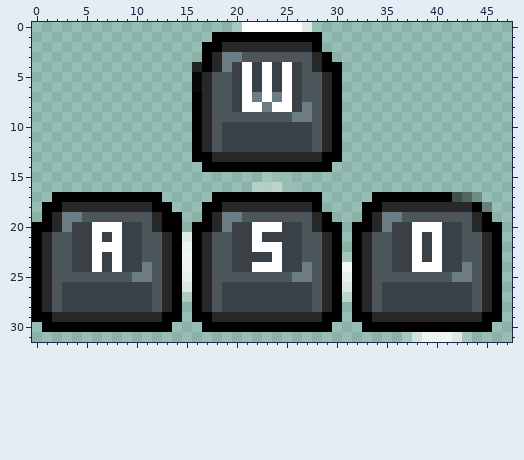
A pixel-art sprite gets an edit: assets/ui/wasd_onscreen.png. The picture above is the old version.
The file is 48x32 pixels. Pixels under 10% opacity are left out. Colours within 5 levels of each other are drawn and written as one.
After:
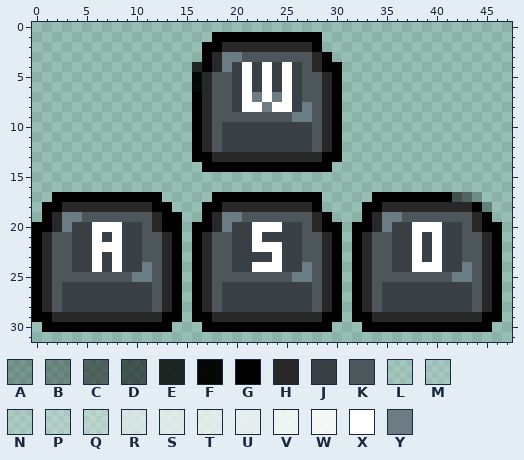
Palette (. is transparent): A #00000036  B #00000047  C #00000077  D #0000008c  E #000000cb  F #000000f3  G #000000  H #282828  J #394046  K #4d575b  L #ffffff20  M #ffffff28  N #ffffff34  P #ffffff47  Q #ffffff5b  R #ffffff9e  S #ffffffaf  T #ffffffb7  U #ffffffc5  V #ffffffd7  W #ffffffe4  X #ffffff  Y #6b7c84
Change:
Changed rows in their new state; - is an unchanged pixel.
first column x 20:
 0 ........
first column x 22:
15 -..-
16 ....
first column x 15:
21 .----------------
22 .----------------
23 .---------------.
24 .---------------.
25 .---------------.
26 .---------------.
27 .---------------.
first column x 37:
31 .......
Boxes around the changes in both pictures, in picture pixels (x1, y1, x2, y2):
erased: (232, 22, 312, 32)
erased: (252, 172, 292, 192)
erased: (182, 232, 192, 302)
erased: (342, 252, 352, 302)
erased: (402, 332, 472, 342)
